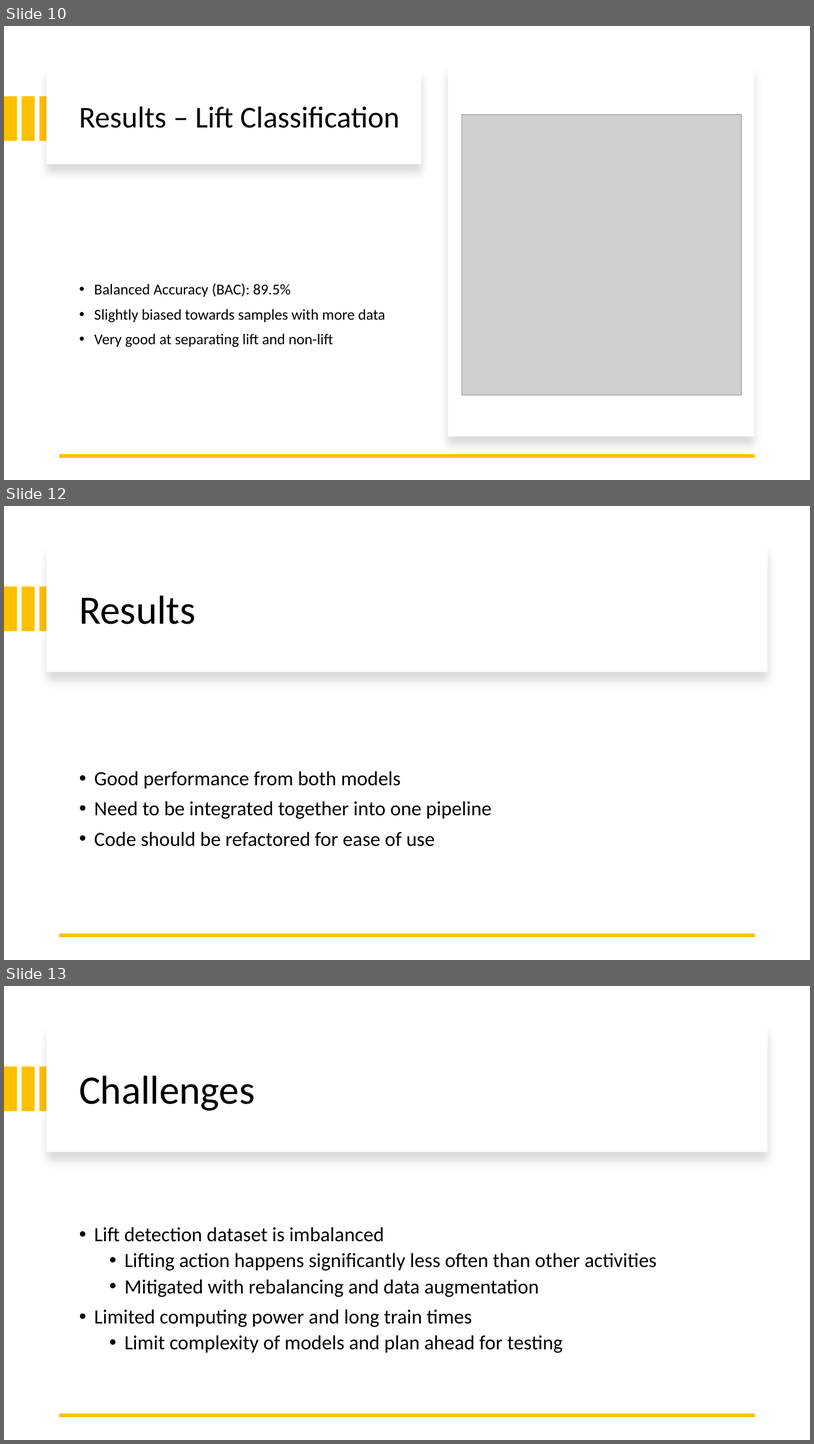
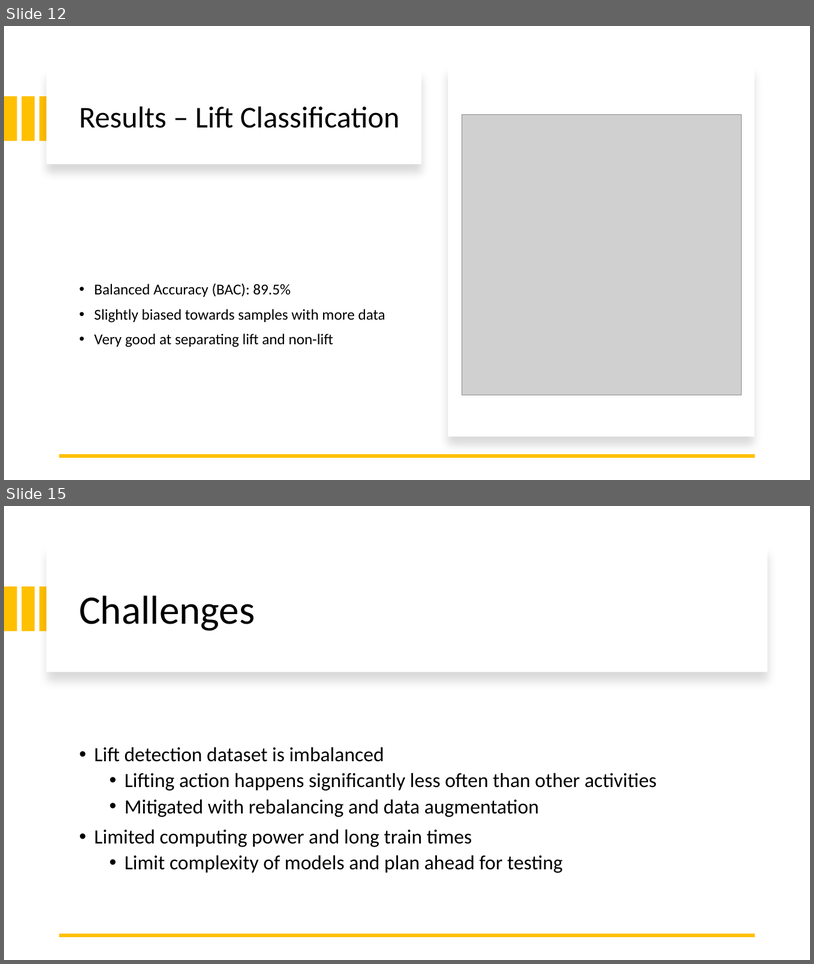
Before and after one commit to brennan-thomas/lift-risk, a slide deck: presentations/final.pptx. Shown one above the other, each under a label of ours: slides 10, 12 and 13 before the commit, slides 12 and 15 after it; the slides between them are not shown. The pictures are 814x1444 and 814x964 pixels, drawn with LibreOffice and Linux fonts; fonts in the diff are those of the drawing; grey boxes stand for pictures. Boxes give left, top, right and bottom in pixels: in the first picture for what was removed or moved away, otherwise in the second. Text is boxed around its words. In the diff, an @@ line names an element or a change of style, - is before the commit and + after.

```diff
--- a/presentations/final.pptx
+++ b/presentations/final.pptx
@@ slide 12 removed at (4,506,810,960), background #FFFFFF @@
@@ rectangle removed at (47,547,768,672) @@
@@ rectangle removed at (4,586,17,631) @@
@@ rectangle removed at (21,586,34,631) @@
@@ rectangle removed at (39,586,53,631) @@
@@ title removed at (79,595,195,624) @@
-Results
@@ text removed at (94,771,492,846) @@
-• Good performance from both models
-• Need to be integrated together into one pipeline
-• Code should be refactored for ease of use
@@ line removed from (755, 935) to (60, 935) @@
@@ what was slide 10 is now slide 12 @@
@@ what was slide 13 is now slide 15 @@
```
Also in this commit, not shown: 4 slides changed, 4 slides added, 11 other files.
